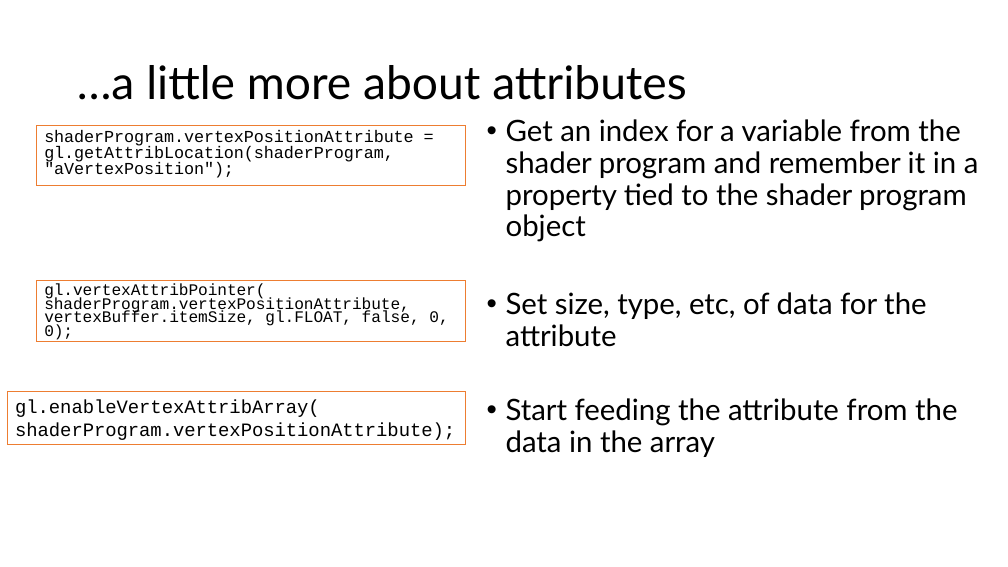
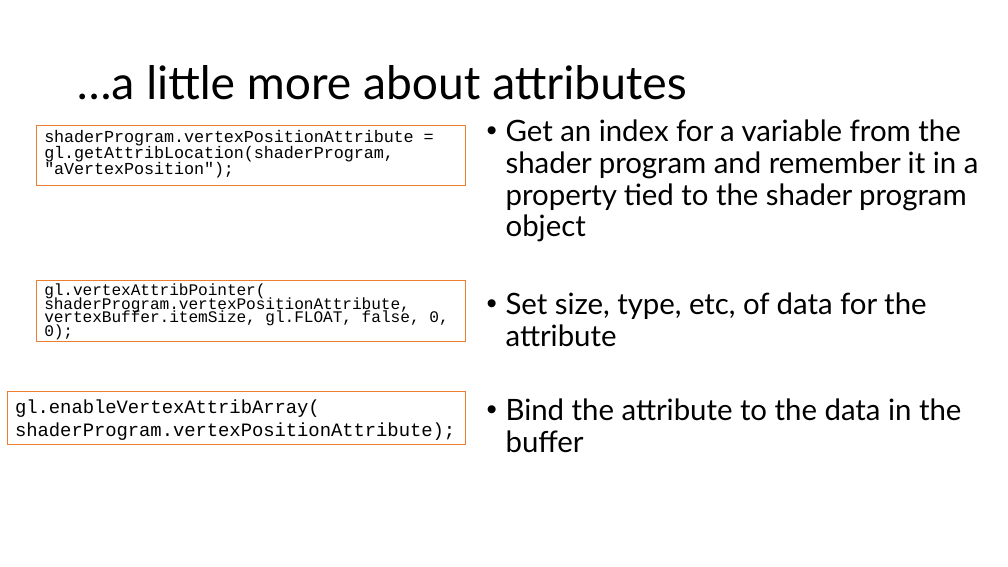
Before and after one commit to illinois-cs418/cs418CourseMaterial, a slide deck: slide 14 of Lectures/CS418-Lecture2-Webgl.pptx. Drawn at 1008x567 pixels with LibreOffice and Linux fonts; fonts in the diff are those of the drawing. Boxes give left, top, right and bottom in pixels: in the first picture for what was removed or moved away, otherwise in the second. Text is boxed around its words. In the diff, an @@ line names an element or a change of style, - is before the commit and + after.

```diff
--- a/Lectures/CS418-Lecture2-Webgl.pptx
+++ b/Lectures/CS418-Lecture2-Webgl.pptx
@@ text at [506, 398, 961, 453]: text changed @@
-• Start feeding the attribute from the data in the array
+• Bind the attribute to the data in the buffer
```
Also in this commit, not shown: 1 slide added.
